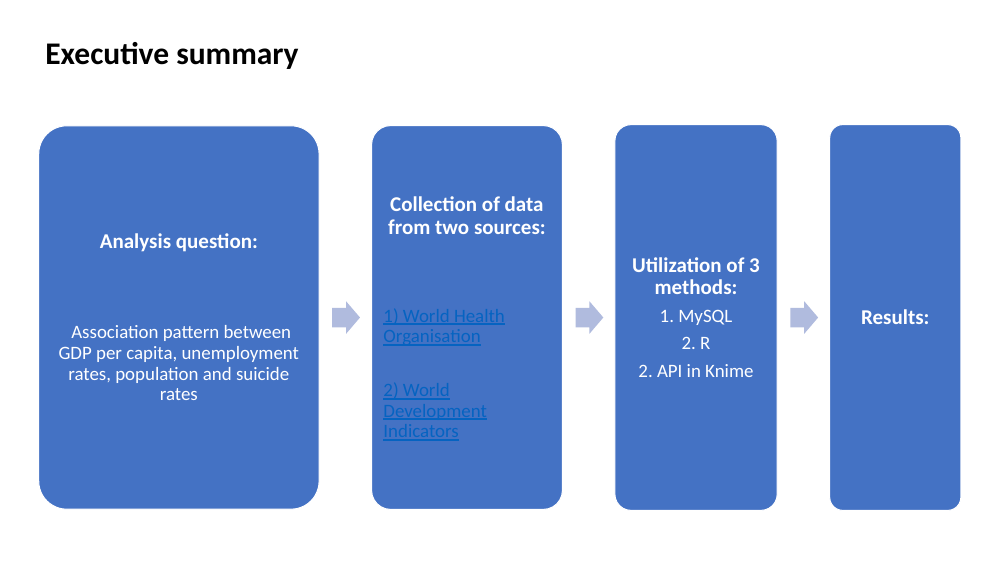
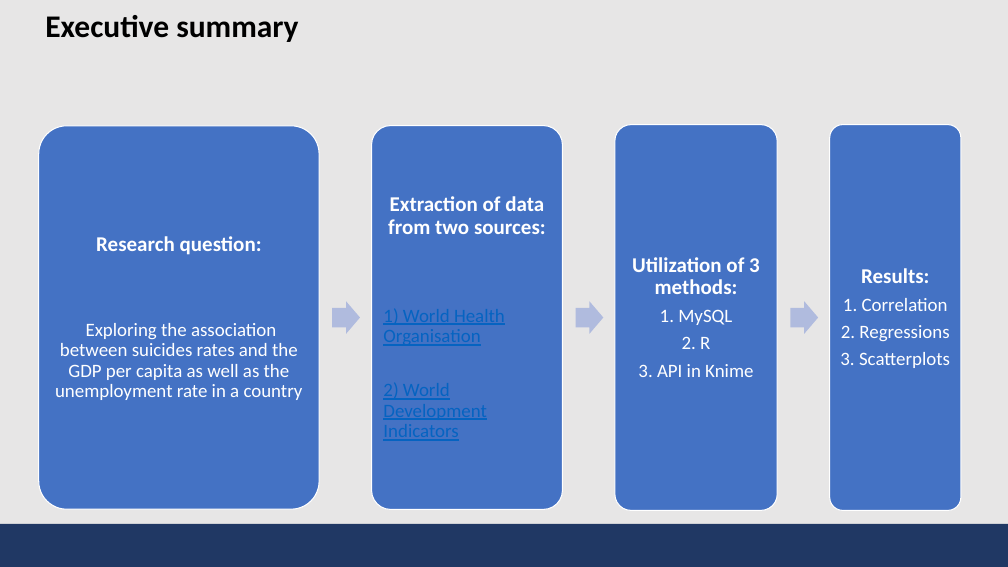
Before and after one commit to bmbln/Team_Manila, a slide deck: slide 2 of DE Term Project/DE_TermProject2_Presentation.pptx. Drawn at 1008x567 pixels with LibreOffice and Linux fonts; fonts in the diff are those of the drawing. Boxes give left, top, right and bottom in pixels: in the first picture for what was removed or moved away, otherwise in the second. Text is boxed around its words. In the diff, an @@ line names an element or a change of style, - is before the commit and + after.

Commit message:
Adding the presentation

```diff
--- a/DE Term Project/DE_TermProject2_Presentation.pptx
+++ b/DE Term Project/DE_TermProject2_Presentation.pptx
@@ background #FFFFFF to #E7E6E6 @@
@@ title "Executive summary": place and size @@
-title "Executive summary" at [45,42,298,69]
+title "Executive summary" at [45,15,298,42]
@@ text at [388,196,546,234]: text changed @@
-Collection of data from two sources:
+Extraction of data from two sources:
@@ text at [55,236,303,400]: text changed @@
-Analysis question:
-Association pattern between GDP per capita, unemployment rates, population and suicide rates
+Research question:
+Exploring the association between suicides rates and the GDP per capita as well as the unemployment rate in a country
@@ text at [840,298,950,368]: paragraphs added @@
+1. Correlation
+2. Regressions
+3. Scatterplots
@@ text at [638,364,753,377]: text changed @@
-2. API in Knime
+3. API in Knime
@@ rectangle added at [0,524,1008,567], fill #203864 @@
```
Also in this commit, not shown: 5 other slides changed, 3 slides added, 1 slide removed.
